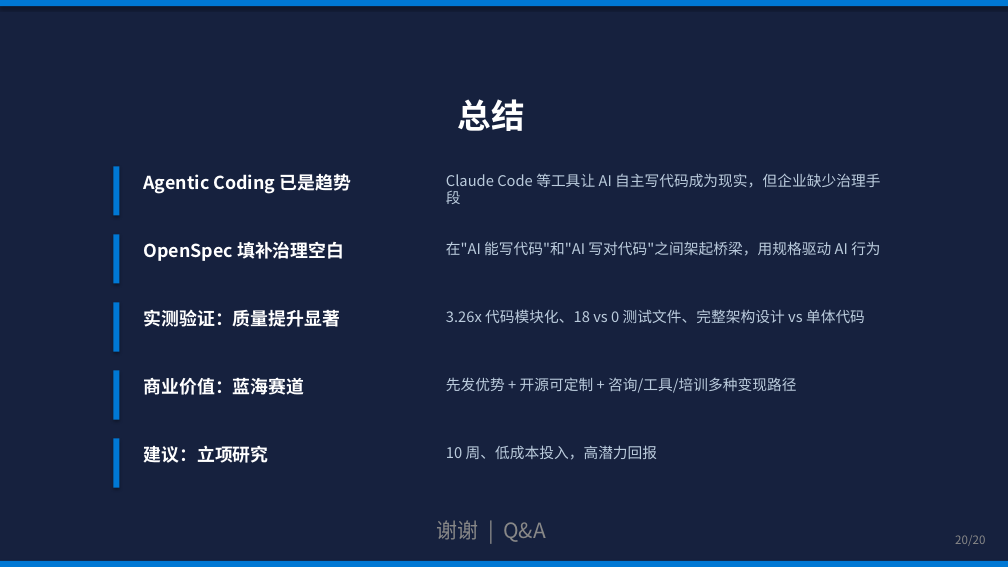
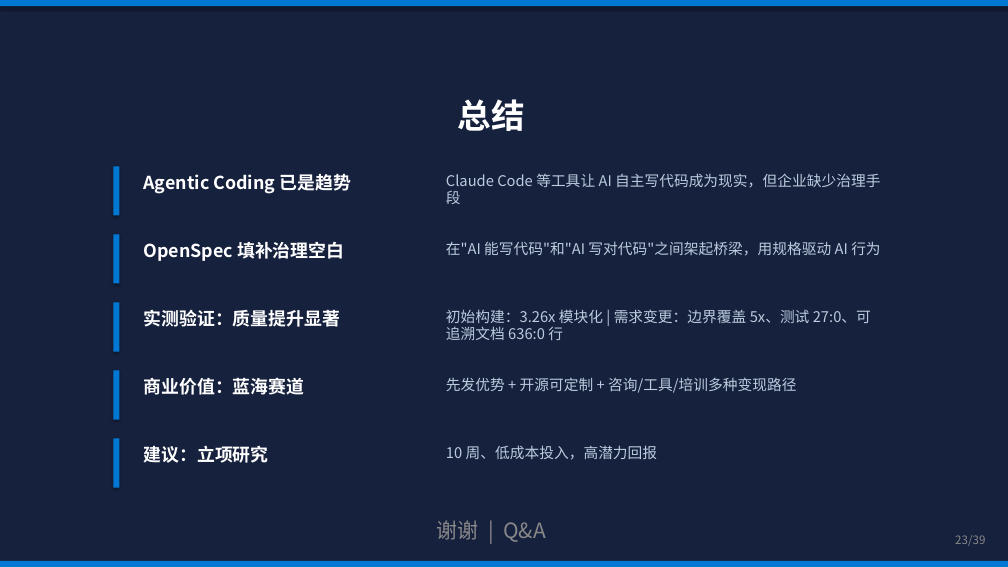
Before and after one commit to ZhifeiDou/OpenSpec_Modify, a slide deck: slide 23 of OpenSpec_技术研究汇报.pptx (slide 19 before the commit). Drawn at 1008x567 pixels with LibreOffice and Linux fonts; fonts in the diff are those of the drawing. Boxes give left, top, right and bottom in pixels: in the first picture for what was removed or moved away, otherwise in the second. Text is boxed around its words. In the diff, an @@ line names an element or a change of style, - is before the commit and + after.

```diff
--- a/OpenSpec_技术研究汇报.pptx
+++ b/OpenSpec_技术研究汇报.pptx
@@ text at bbox=[446, 309, 871, 340]: text changed @@
-3.26x 代码模块化、18 vs 0 测试文件、完整架构设计 vs 单体代码
+初始构建：3.26x 模块化 | 需求变更：边界覆盖 5x、测试 27:0、可追溯文档 636:0 行
@@ text at bbox=[955, 535, 985, 546]: text changed @@
-20/20
+23/39
```
Also in this commit, not shown: 24 other slides changed, 14 slides added, 49 other files.
